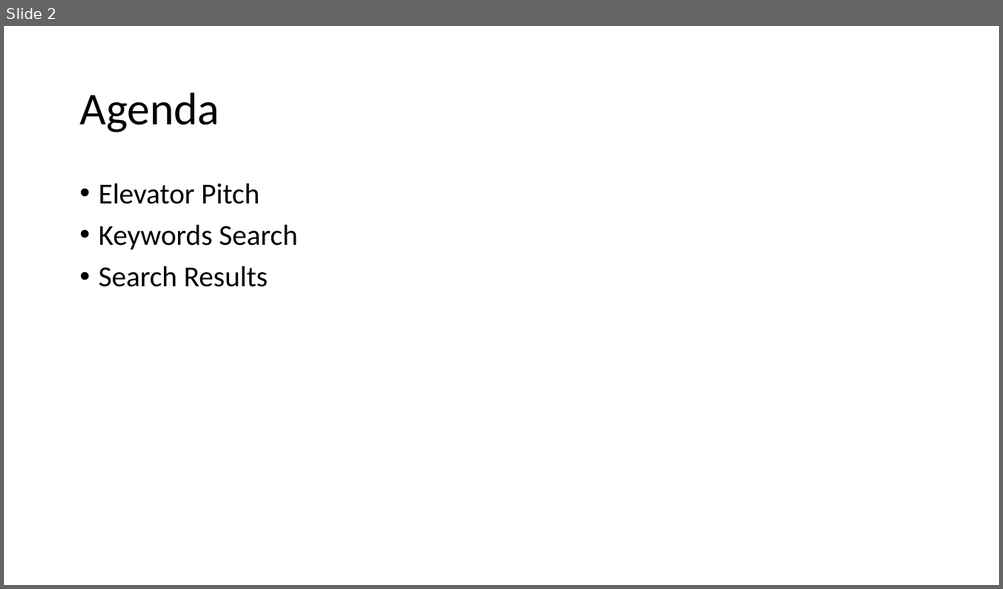
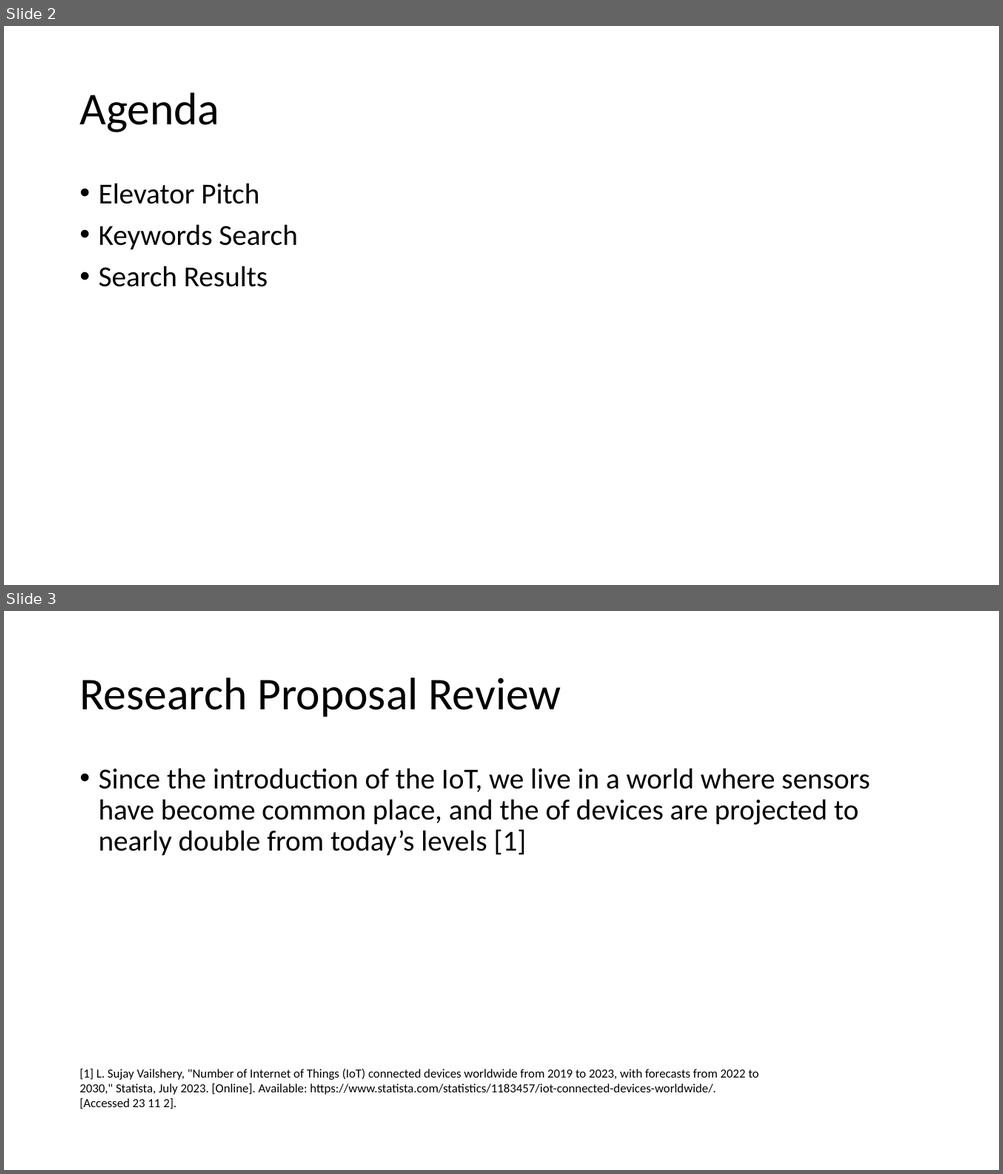
Before and after one commit to ofithcheallaigh/phd, a slide deck: Presentations/Supervisor Meetings/2024/20240209.pptx. Shown one above the other, each under a label of ours: slide 2 before the commit, slides 2 and 3 after it. The pictures are 1003x589 and 1003x1174 pixels, drawn with LibreOffice and Linux fonts; fonts in the diff are those of the drawing. Boxes give left, top, right and bottom in pixels: in the first picture for what was removed or moved away, otherwise in the second. Text is boxed around its words. In the diff, an @@ line names an element or a change of style, - is before the commit and + after.

Commit message:
added some research proposal information

```diff
--- a/Presentations/Supervisor Meetings/2024/20240209.pptx
+++ b/Presentations/Supervisor Meetings/2024/20240209.pptx
@@ slide 3 added at [4,611,999,1170], background #FFFFFF @@
@@ title added at [79,678,561,717], 44 pt, text #000000 @@
+Research Proposal Review
@@ text added at [99,768,870,856], 28 pt, text #000000 @@
+• Since the introduction of the IoT, we live in a world where sensors have become common place, and the of devices are projected to nearly double from today’s levels [1]
@@ text added at [79,1069,759,1110], 12 pt, text #000000 @@
+[1] L. Sujay Vailshery, "Number of Internet of Things (IoT) connected devices worldwide from 2019 to 2023, with forecasts from 2022 to 2030," Statista, July 2023. [Online]. Available: https://www.statista.com/statistics/1183457/iot-connected-devices-worldwide/. [Accessed 23 11 2].
```
